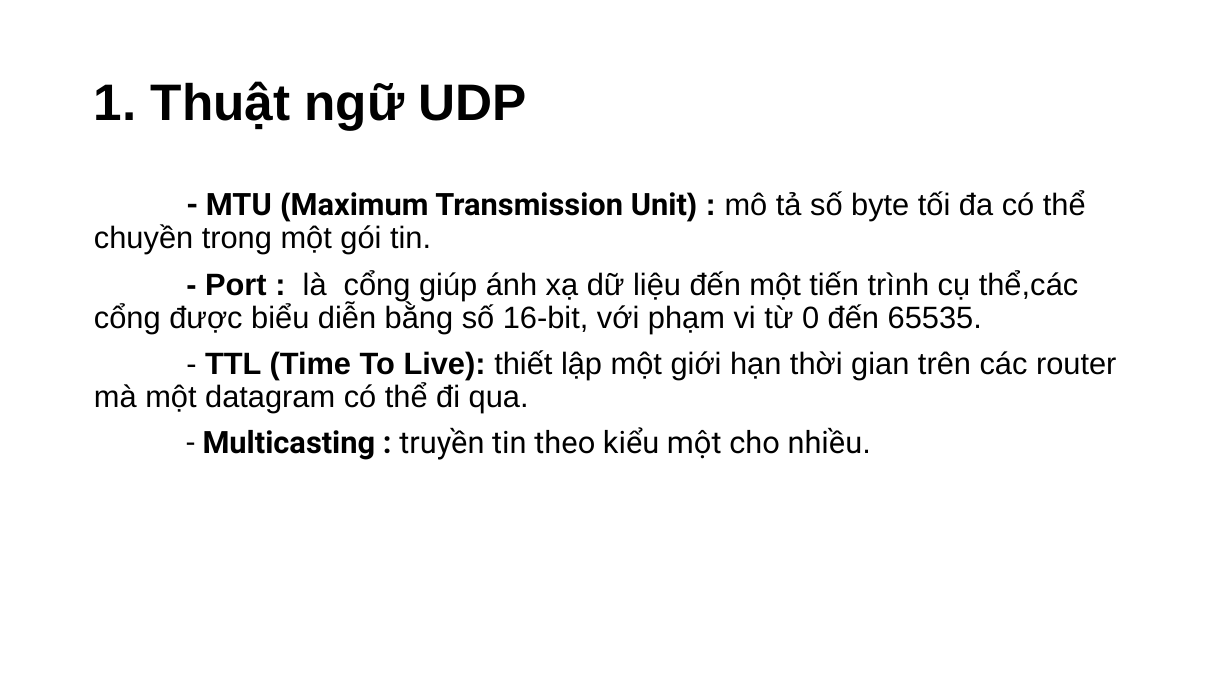
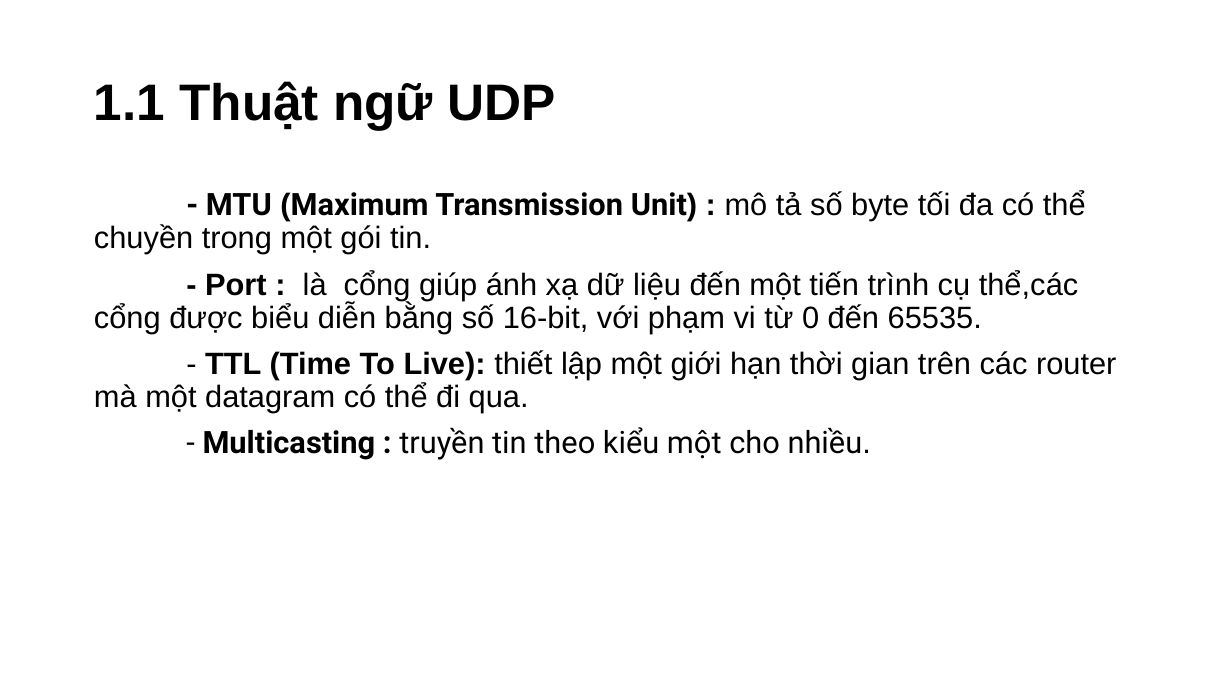
Before and after one commit to Cuid-1412/PowerPoint, a slide deck: slide 6 of Thuyết Trình Java.pptm. Drawn at 1232x693 pixels with LibreOffice and Linux fonts; fonts in the diff are those of the drawing; background and template pictures are left out. Boxes give left, top, right and bottom in pixels: in the first picture for what was removed or moved away, otherwise in the second. Text is boxed around its words. In the diff, an @@ line names an element or a change of style, - is before the commit and + after.

```diff
--- a/Thuyết Trình Java.pptm
+++ b/Thuyết Trình Java.pptm
@@ title at (x1=94, y1=81, x2=555, y2=130): text changed @@
-1. Thuật ngữ UDP
+1.1 Thuật ngữ UDP
```
Also in this commit, not shown: 6 other slides changed, 9 slides added.
